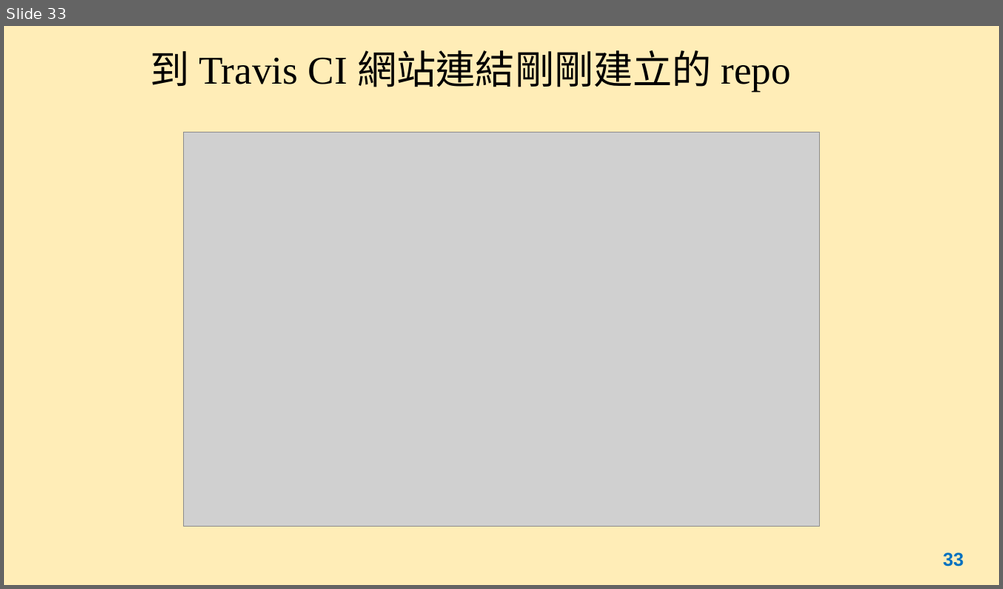
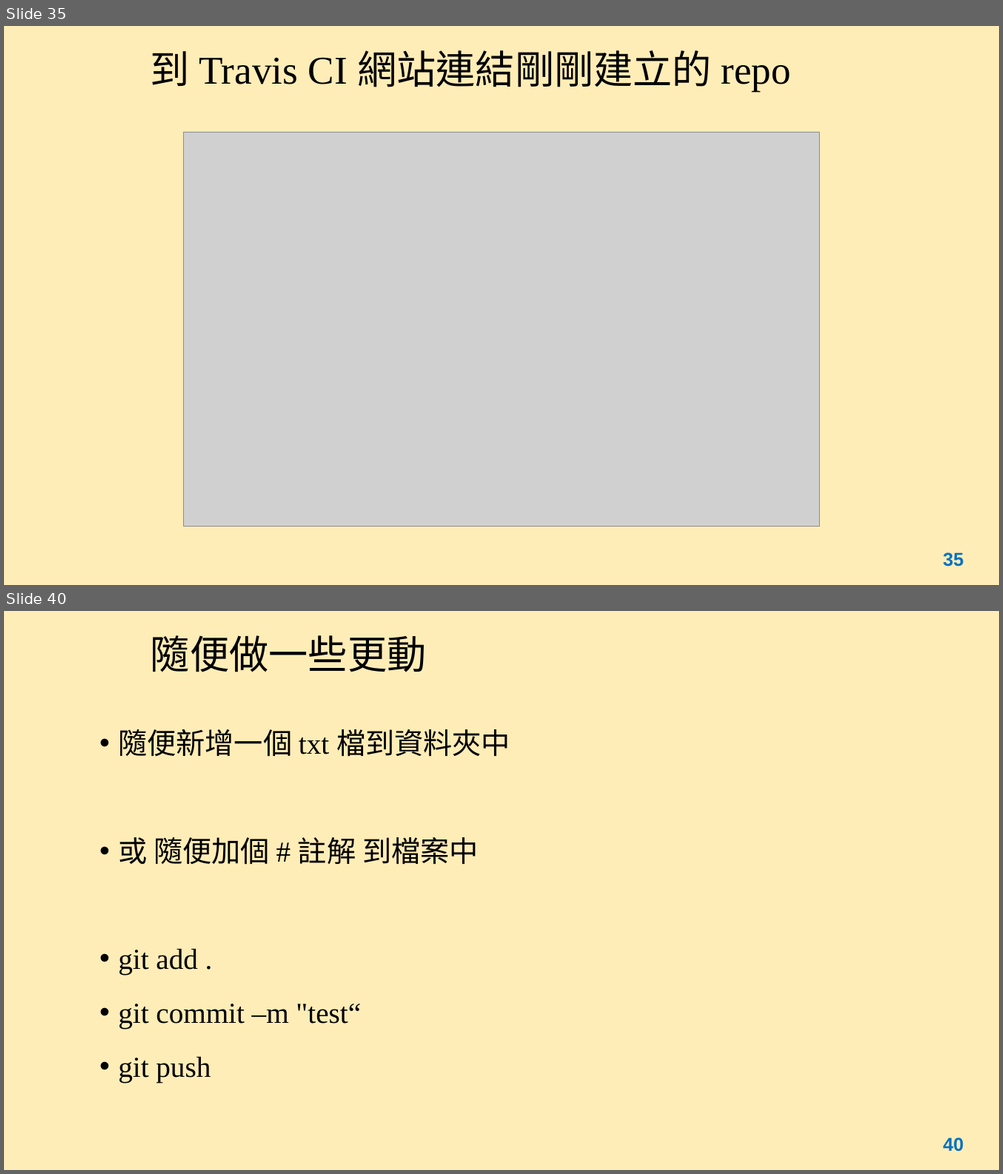
Before and after one commit to sftseng7401/ch4demo, a slide deck: myapp/Chapter4.pptx. Shown one above the other, each under a label of ours: slide 33 before the commit, slides 35 and 40 after it; the slides between them are not shown. The pictures are 1003x589 and 1003x1174 pixels, drawn with LibreOffice and Linux fonts; fonts in the diff are those of the drawing; grey boxes stand for pictures. Boxes give left, top, right and bottom in pixels: in the first picture for what was removed or moved away, otherwise in the second. Text is boxed around its words. In the diff, an @@ line names an element or a change of style, - is before the commit and + after.

```diff
--- a/myapp/Chapter4.pptx
+++ b/myapp/Chapter4.pptx
@@ slide 40 added at bbox=[4, 611, 999, 1170], background #FFE699 at 70% opacity @@
@@ title added at bbox=[151, 635, 427, 672], 38 pt, text #000000 @@
+隨便做一些更動
@@ text added at bbox=[118, 729, 510, 1083], 28 pt, text #000000 @@
+• 隨便新增一個 txt 檔到資料夾中
+• 或 隨便加個 # 註解 到檔案中
+• git add .
+• git commit –m "test“
+• git push
@@ page number added at bbox=[942, 1138, 963, 1152], 18 pt, text #0070C0, bold @@
+40
@@ what was slide 33 is now slide 35 @@
@@ page number at bbox=[942, 553, 963, 567]: text changed @@
-33
+35
```
Also in this commit, not shown: 2 slides changed, 7 other slides added.
